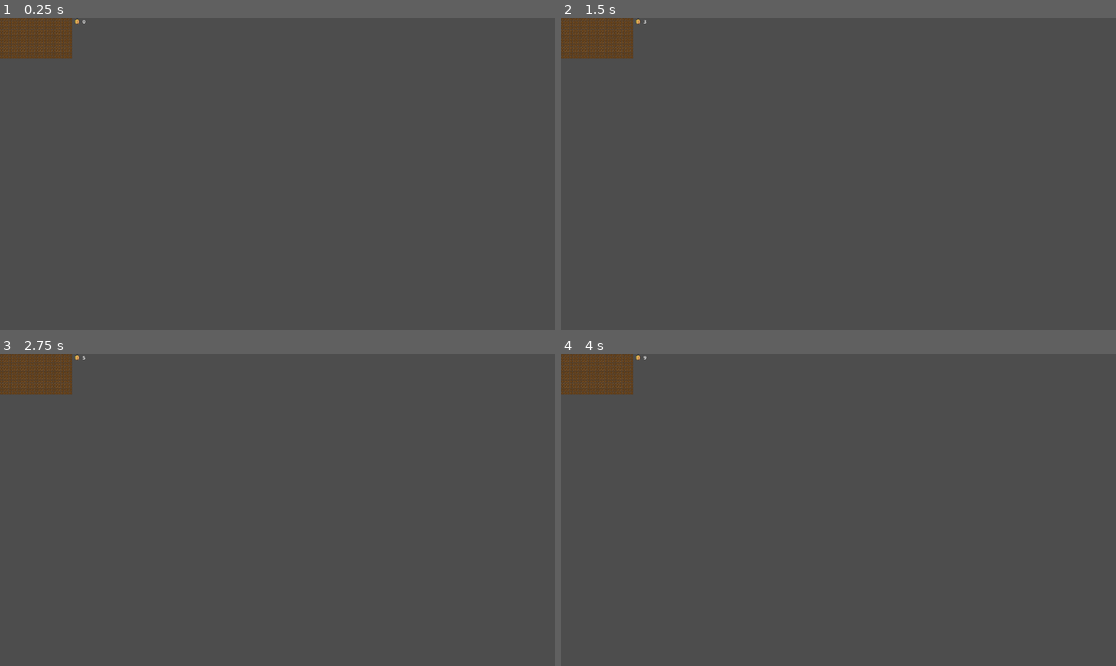
Above: before the commit, frames 1-4 (two rows, left to right).
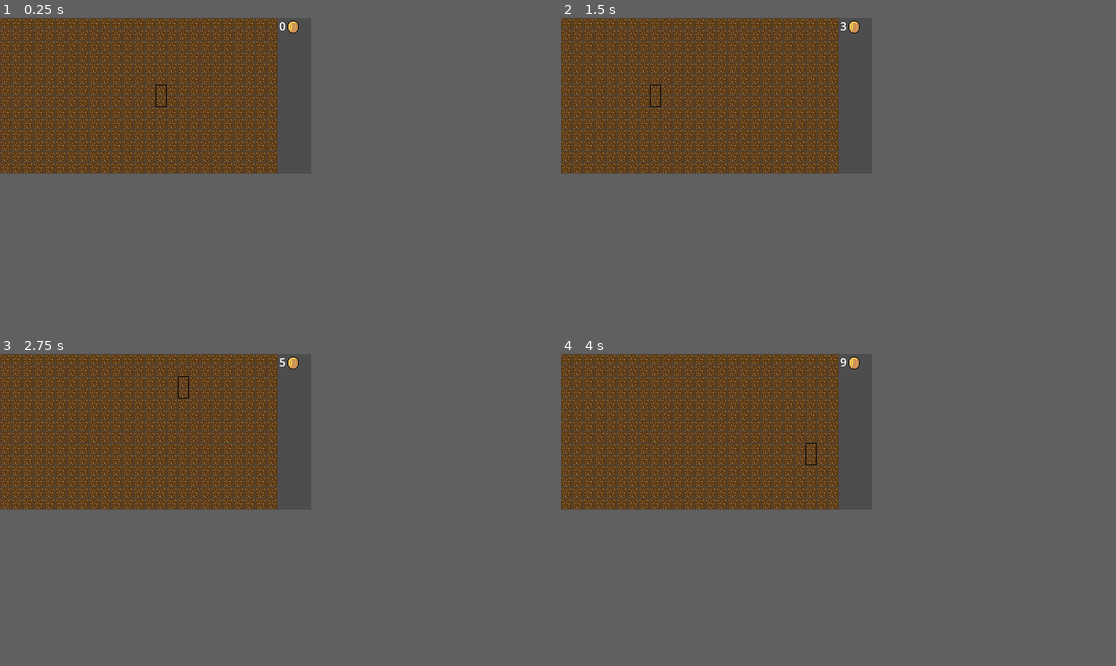
Above: after the commit, the same moments.

Repository: Ronph/godot-idle-garden
Game: Godot game, scene res://Scenes/Garden.tscn
Same seed, same stepped clock (60 frames per second), same inputs: the game is played once before the commit and once after it.
Inputs (mouse positions are in pixels of both pictures, inside the frame that each line leads up to):
- Up to frame 1 (0.25 s): no input
- Up to frame 2 (1.5 s): tap Enter (ui_accept) at 0.5, 0.77, 1.25 s; move the mouse to (960, 158) at 0.52 s; click (960, 158) at 0.6 s; move the mouse to (727, 189) at 1.27 s; click (727, 189) at 1.35 s
- Up to frame 3 (2.75 s): tap Enter (ui_accept) at 1.52, 2 s; move the mouse to (333, 441) at 2.02 s; click (333, 441) at 2.1 s
- Up to frame 4 (4 s): tap Enter (ui_accept) at 2.75, 3.02, 3.5, 3.77 s; move the mouse to (810, 572) at 2.77 s; click (810, 572) at 2.85 s; move the mouse to (1005, 556) at 3.52 s; click (1005, 556) at 3.6 s
In our replay, the window is 799x449 before the commit and 448x224 after it. These sizes can differ from the game's own. Grey fills any space a smaller window leaves; there, only what the larger window draws over its background counts as a difference.

The runs differ from the first frame. In frame 1, 24% of the frame differs, in the area x 0-54%, y 0-50%; in frame 2, 24%; in frame 3, 24%; in frame 4, 24%.

Commit message:
flowers grow :D

Diff:
--- a/Scenes/Garden.tscn
+++ b/Scenes/Garden.tscn
@@ -1,23 +1,24 @@
 [gd_scene format=4 uid="uid://c4wmk5e07a2oj"]
 
 [ext_resource type="Script" path="res://Scenes/cointest.gd" id="1_5qaag"]
-[ext_resource type="Texture2D" uid="uid://c270v3tk02l2v" path="res://Sprites/prototype earth 10x10.png" id="1_eeg7j"]
-[ext_resource type="Texture2D" uid="uid://lbiynx687xkt" path="res://Sprites/Flowers/SunFlower/sunflower.png" id="2_m3i3o"]
+[ext_resource type="Texture2D" uid="uid://do858v8gein0u" path="res://Sprites/prototype_earth 16x16.png" id="2_gscdv"]
+[ext_resource type="Texture2D" uid="uid://mf0igc5y1xff" path="res://Sprites/Flowers/SunFlower/sunflower.png" id="2_m3i3o"]
 [ext_resource type="Script" uid="uid://b4qcmbhrbudk5" path="res://Scripts/UI/ui_manager.gd" id="2_wa1tm"]
+[ext_resource type="Texture2D" uid="uid://dxmbiauxfof12" path="res://Sprites/UI/select_hover.png" id="4_nw5gq"]
 [ext_resource type="Texture2D" uid="uid://dsimpdo3kbeev" path="res://Sprites/UI/Coin/coin.png" id="5_20tfy"]
+[ext_resource type="Script" uid="uid://lb3mbbvk1vva" path="res://Scripts/flowers.gd" id="5_gscdv"]
+[ext_resource type="Script" uid="uid://df2yce2d43n8i" path="res://Scripts/hover.gd" id="6_o3d2i"]
 
 [sub_resource type="TileSetAtlasSource" id="TileSetAtlasSource_m3i3o"]
-texture = ExtResource("1_eeg7j")
-texture_region_size = Vector2i(10, 10)
+texture = ExtResource("2_gscdv")
 0:0/0 = 0
 
 [sub_resource type="TileSet" id="TileSet_wa1tm"]
-tile_size = Vector2i(10, 10)
 sources/0 = SubResource("TileSetAtlasSource_m3i3o")
 
 [sub_resource type="TileSetAtlasSource" id="TileSetAtlasSource_nw5gq"]
 texture = ExtResource("2_m3i3o")
-texture_region_size = Vector2i(16, 31)
+texture_region_size = Vector2i(16, 32)
 3:0/0 = 0
 4:0/0 = 0
 5:0/0 = 0
@@ -26,41 +27,59 @@
 2:0/0 = 0
 
 [sub_resource type="TileSet" id="TileSet_gscdv"]
-tile_size = Vector2i(16, 31)
+tile_size = Vector2i(16, 32)
 sources/0 = SubResource("TileSetAtlasSource_nw5gq")
+
+[sub_resource type="TileSetAtlasSource" id="TileSetAtlasSource_o3d2i"]
+texture = ExtResource("4_nw5gq")
+texture_region_size = Vector2i(16, 32)
+0:0/0 = 0
+0:1/0 = 0
+
+[sub_resource type="TileSet" id="TileSet_0205m"]
+tile_size = Vector2i(16, 32)
+sources/0 = SubResource("TileSetAtlasSource_o3d2i")
 
 [node name="Garden" type="Node2D" unique_id=760420180]
 script = ExtResource("1_5qaag")
 
-[node name="Earth" type="TileMapLayer" parent="." unique_id=1765609759]
+[node name="TileMaps" type="Node" parent="." unique_id=729581561]
+
+[node name="Earth" type="TileMapLayer" parent="TileMaps" unique_id=1765609759]
 tile_map_data = PackedByteArray("AAAAAAAAAAAAAAAAAAABAAAAAAAAAAAAAAACAAAAAAAAAAAAAAADAAAAAAAAAAAAAAAEAAAAAAAAAAAAAAAFAA …(5520 unchanged characters)…
 tile_set = SubResource("TileSet_wa1tm")
 
-[node name="Flowers" type="TileMapLayer" parent="." unique_id=173931164]
+[node name="Flowers" type="TileMapLayer" parent="TileMaps" unique_id=173931164]
 tile_set = SubResource("TileSet_gscdv")
+script = ExtResource("5_gscdv")
+
+[node name="Hover" type="TileMapLayer" parent="TileMaps" unique_id=1082907088]
+tile_set = SubResource("TileSet_0205m")
+script = ExtResource("6_o3d2i")
 
 [node name="UIManager" type="CanvasLayer" parent="." unique_id=1152060625]
 script = ExtResource("2_wa1tm")
 
 [node name="TextureRect" type="TextureRect" parent="UIManager" unique_id=1130866542]
-offset_left = 91.0
+offset_left = 246.0
 offset_top = -243.0
-offset_right = 491.0
+offset_right = 646.0
 offset_bottom = 297.0
 texture = ExtResource("5_20tfy")
 
 [node name="CoinCount" type="Label" parent="UIManager" unique_id=77309131]
-anchors_preset = -1
+anchors_preset = 5
 anchor_left = 0.5
-anchor_top = 0.47300002
 anchor_right = 0.5
-anchor_bottom = 0.47300002
-offset_left = -674.0
-offset_top = -509.84003
-offset_right = -664.0
-offset_bottom = -486.84
+offset_left = 178.0
+offset_right = 188.0
+offset_bottom = 23.00003
+grow_horizontal = 2
 text = "0"
 
 [node name="Label" type="Label" parent="." unique_id=223644544]
 offset_right = 40.0
 offset_bottom = 23.0
+
+[node name="Camera2D" type="Camera2D" parent="." unique_id=1647965446]
+position = Vector2(224, 112)
--- /dev/null
+++ b/Scripts/flowers.gd
@@ -0,0 +1,24 @@
+extends TileMapLayer
+
+var currentFlower = "Sunflower" # default flower (we will add code later on to change the current default)
+
+
+# dictionnary containing the name of all our flowers
+# with assinged value a list of their order and max growth
+var flowerDic = {"Sunflower": [0, 6]} #Sunflower, at position 0 in the list, with 5 growth stages
+
+
+func place_flower(tile, name, stage):
+	# if there is no name then nothnig is currently planted so we plant our current default flower
+	if name == "":
+		set_cell(tile, flowerDic[currentFlower][0], Vector2i(0, 0), 0)
+		return [currentFlower, 0]
+
+
+	# if the new stage is under the growth limit proceed --> handle else for selling to erase the cell
+	if stage < flowerDic[name][1]:
+		set_cell(tile, flowerDic[name][0], Vector2i(stage, 0), 0)
+		return [currentFlower, stage]
+	else:
+		erase_cell(tile)
+		return ["", -1]
--- /dev/null
+++ b/Scripts/hover.gd
@@ -0,0 +1,33 @@
+extends TileMapLayer
+
+var gridWidth = 25
+var gridHeight = 7
+
+var tileDic = {}
+var tile
+
+@onready var flowers: TileMapLayer = $"../Flowers"
+
+func _ready():
+	# Initialise dictionary for every tile containing current name of flower and growth level
+	for x in gridWidth:
+		for y in gridHeight:
+			tileDic[str(Vector2i(x,y))] = ["", -1]
+
+
+
+func _process(delta: float) -> void:
+	tile = local_to_map(get_global_mouse_position())
+
+	# erase all hover border selection to give the illusion of hovering
+	for x in gridWidth:
+		for y in gridHeight:
+			erase_cell(Vector2(x, y))
+
+	# add black border to currently hovered tiles
+	if tileDic.has(str(tile)):
+		set_cell(tile, 0, Vector2i(0, 0), 0)
+
+		if Input.is_action_just_pressed("leftClick"):
+			var nameStage = flowers.place_flower(tile, tileDic[str(tile)][0], tileDic[str(tile)][1] + 1)
+			tileDic[str(tile)] = nameStage
--- a/project.godot
+++ b/project.godot
@@ -21,13 +21,21 @@
 
 [display]
 
-window/size/viewport_width=1920
-window/size/viewport_height=1080
-window/size/mode=3
+window/size/viewport_width=448
+window/size/viewport_height=224
+window/stretch/mode="viewport"
 
 [editor]
 
 version_control/autoload_on_startup=true
+
+[input]
+
+leftClick={
+"deadzone": 0.2,
+"events": [Object(InputEventMouseButton,"resource_local_to_scene":false,"resource_name":"","device":-1,"window_id":0,"alt_pressed":false,"shift_pressed":false,"ctrl_pressed":false,"meta_pressed":false,"button_mask":0,"position":Vector2(0, 0),"global_position":Vector2(0, 0),"factor":1.0,"button_index":1,"canceled":false,"pressed":false,"double_click":false,"script":null)
+]
+}
 
 [physics]
 
Not shown, added: Scripts/flowers.gd.uid
Not shown, added: Scripts/hover.gd.uid
Binary file changed: Sprites/Flowers/SunFlower/sunflower.png
Binary file added: Sprites/UI/select_hover.png
Not shown, changed: Sprites/UI/select_hover.png.import
Binary file removed: Sprites/prototype earth 10x10.png
Binary file added: Sprites/prototype_earth 16x16.png
Not shown, changed: Sprites/prototype_earth 16x16.png.import
